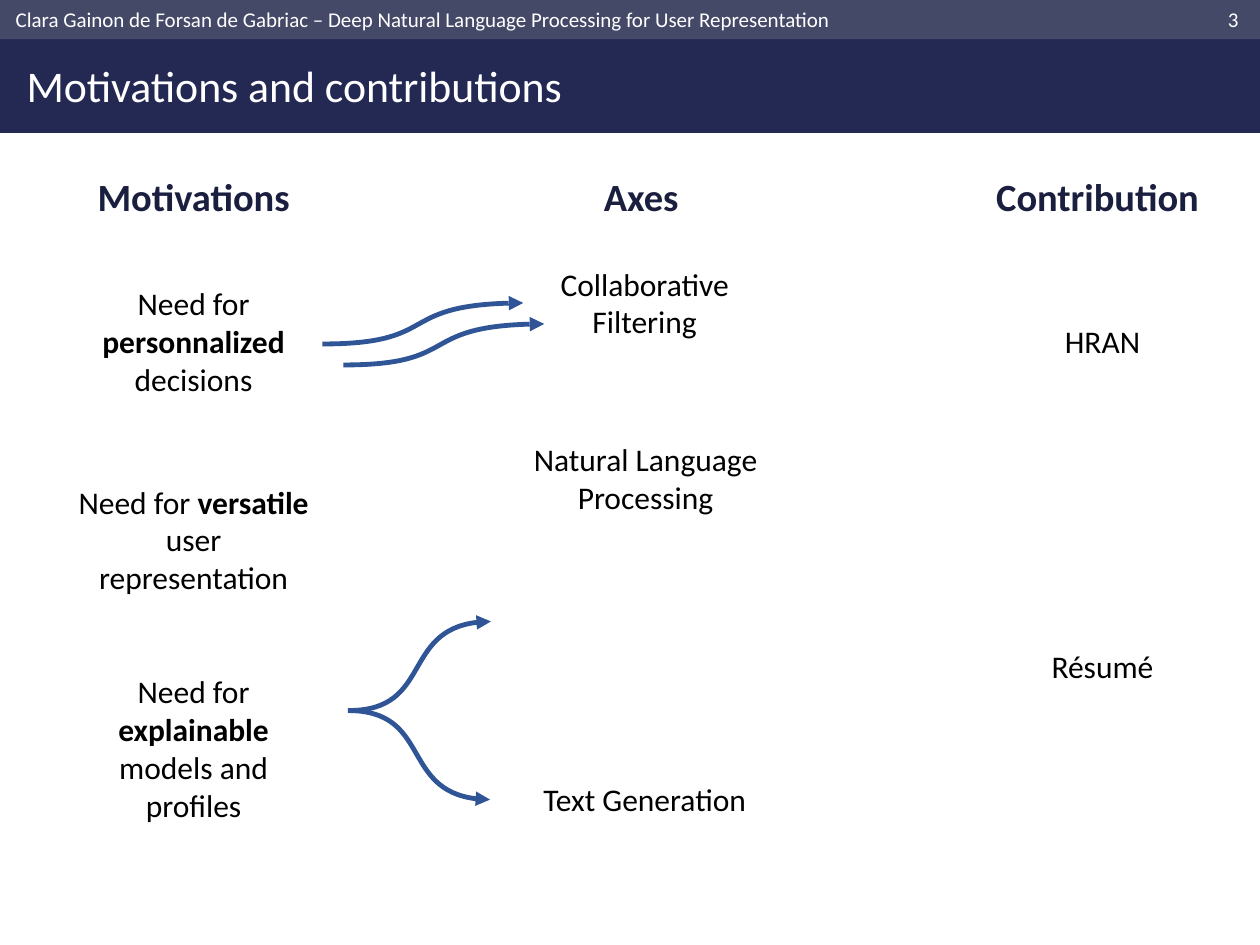
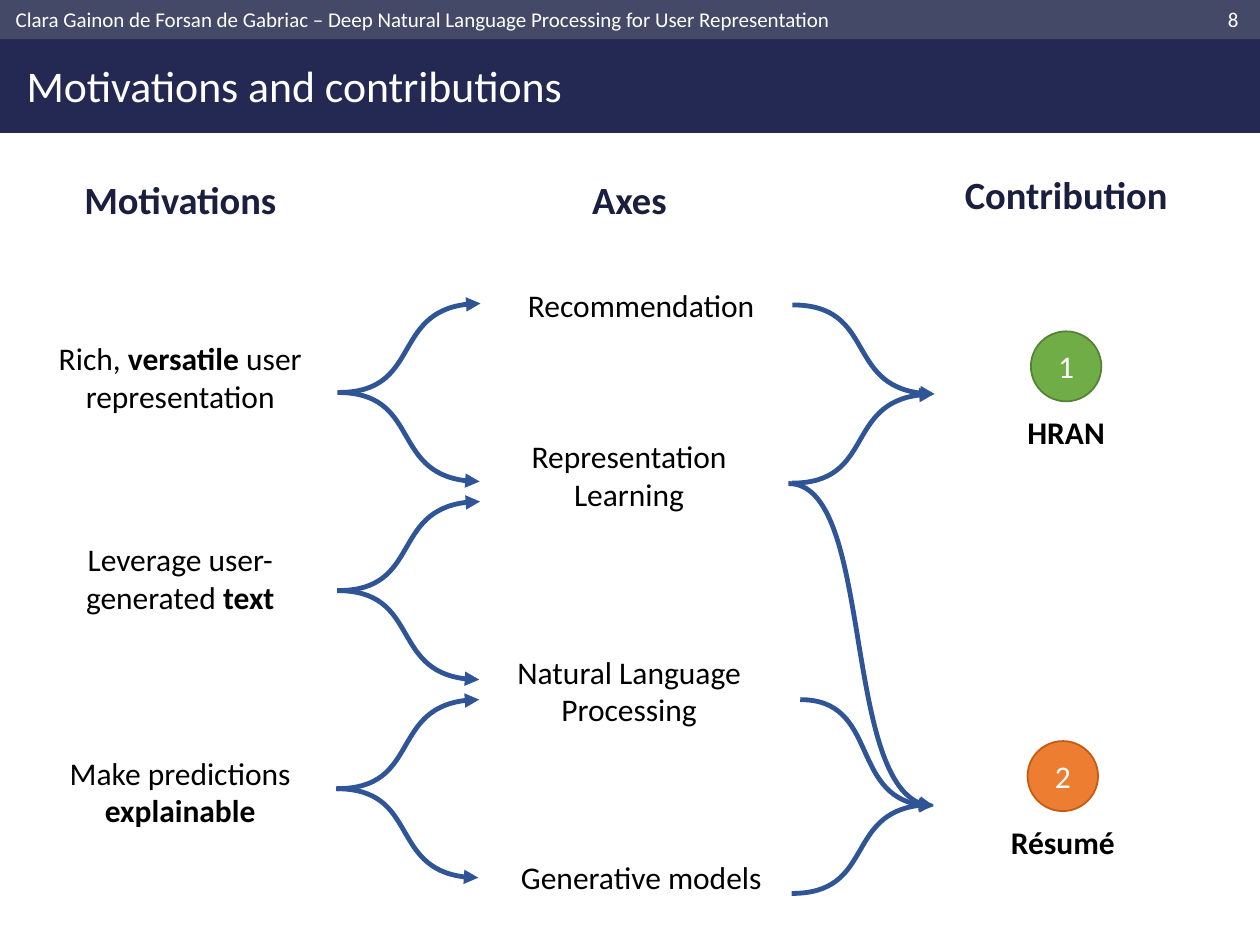
Before and after one commit to clara-gdef/defense, a slide deck: slide 9 of defense.pptx (slide 4 before the commit). Drawn at 1260x945 pixels with LibreOffice and Linux fonts; fonts in the diff are those of the drawing; background and template pictures are left out. Boxes give left, top, right and bottom in pixels: in the first picture for what was removed or moved away, otherwise in the second. Text is boxed around its words. In the diff, an @@ line names an element or a change of style, - is before the commit and + after.

```diff
--- a/defense.pptx
+++ b/defense.pptx
@@ page number at (1228, 12, 1239, 27): text changed @@
-3
+8
@@ text "Motivations": place and size @@
-text "Motivations" at (98, 184, 290, 212)
+text "Motivations" at (84, 187, 276, 215)
@@ text "Axes": place and size @@
-text "Axes" at (604, 186, 679, 212)
+text "Axes" at (592, 189, 667, 215)
@@ text "Contribution": place and size @@
-text "Contribution" at (996, 184, 1199, 212)
+text "Contribution" at (965, 182, 1168, 210)
@@ text added at (528, 295, 754, 318), 18 pt, text #000000 @@
+Recommendation
@@ text removed at (561, 274, 729, 339) @@
-Collaborative Filtering
@@ freeform shape: place and size @@
-freeform shape at (344, 324, 544, 365)
+freeform shape at (339, 304, 481, 393)
@@ freeform shape added at (793, 305, 935, 394), outline #2F5597 2.75 pt @@
@@ text at (59, 348, 301, 413): text changed @@
-Need for personnalized decisions
+Rich, versatile user representation
@@ ellipse added at (1031, 331, 1101, 402), fill #70AD47, outline #548235 1 pt, 18 pt, text #FFFFFF @@
+1
@@ freeform shape: place and size @@
-freeform shape at (323, 302, 523, 344)
+freeform shape at (338, 393, 480, 483)
@@ freeform shape added at (791, 394, 934, 484), outline #2F5597 2.75 pt @@
@@ text "HRAN": place and size @@
-text "HRAN" at (1065, 332, 1140, 353)
+text "HRAN" at (1027, 423, 1104, 444)
@@ text "HRAN" at (1027, 423, 1104, 444): bold on @@
@@ text added at (532, 446, 727, 512), 18 pt, text #000000 @@
+Representation Learning
@@ text removed at (79, 492, 309, 594) @@
-Need for versatile user representation
@@ freeform shape added at (338, 501, 480, 591), outline #2F5597 2.75 pt @@
@@ freeform shape added at (789, 484, 934, 806), outline #2F5597 2.75 pt @@
@@ text added at (86, 550, 274, 615), 18 pt, text #000000 @@
+Leverage user-generated text
@@ freeform shape added at (338, 591, 480, 680), outline #2F5597 2.75 pt @@
@@ text "Natural Language Processing": place and size @@
-text "Natural Language Processing" at (534, 449, 757, 515)
+text "Natural Language Processing" at (517, 662, 740, 727)
@@ text removed at (118, 681, 269, 822) @@
-Need for explainable models and profiles
@@ freeform shape: place and size @@
-freeform shape at (349, 621, 491, 711)
+freeform shape at (338, 699, 480, 789)
@@ freeform shape added at (800, 699, 934, 805), outline #2F5597 2.75 pt @@
@@ ellipse added at (1028, 741, 1099, 811), fill #ED7D31, outline #C55A11 1 pt, 18 pt, text #FFFFFF @@
+2
@@ text added at (70, 763, 291, 827), 18 pt, text #000000 @@
+Make predictions explainable
@@ freeform shape: place and size @@
-freeform shape at (348, 711, 490, 800)
+freeform shape at (336, 789, 479, 878)
@@ freeform shape added at (791, 804, 934, 893), outline #2F5597 2.75 pt @@
@@ text "Résumé" at (1011, 832, 1115, 855): bold on @@
@@ text "Résumé": place and size @@
-text "Résumé" at (1052, 656, 1154, 679)
+text "Résumé" at (1011, 832, 1115, 855)
@@ text at (521, 867, 761, 890): text changed @@
-Text Generation
+Generative models
```
Also in this commit, not shown: 6 other slides changed, 7 slides added, 4 slides removed, 2 other files.
